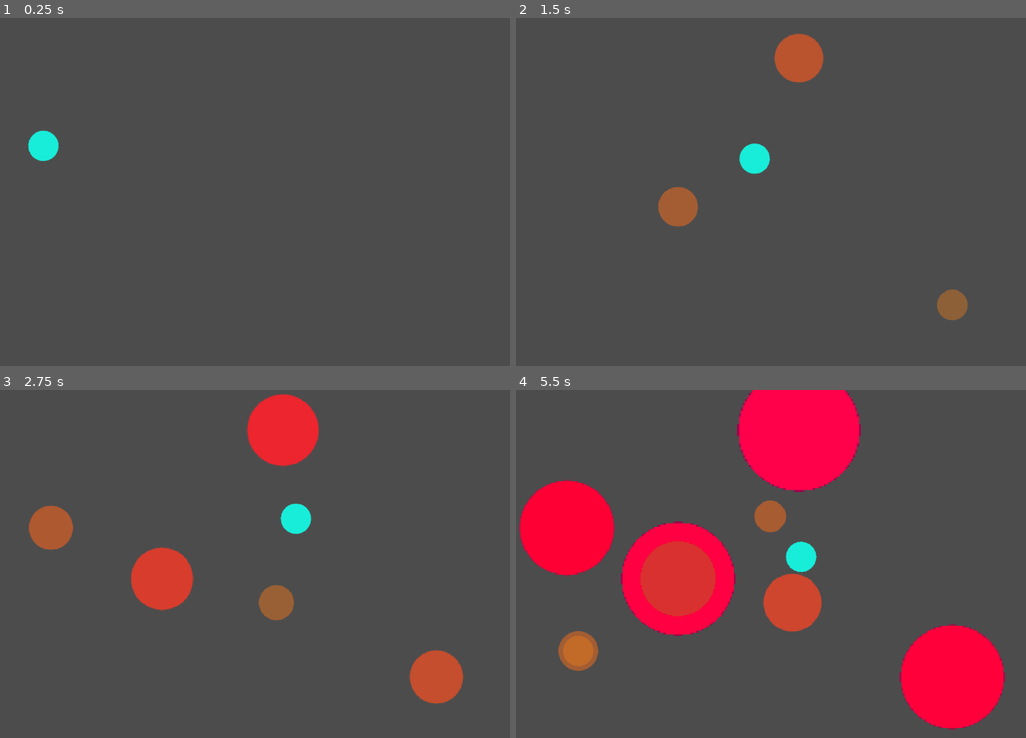
Above: before the commit, frames 1-4 (two rows, left to right).
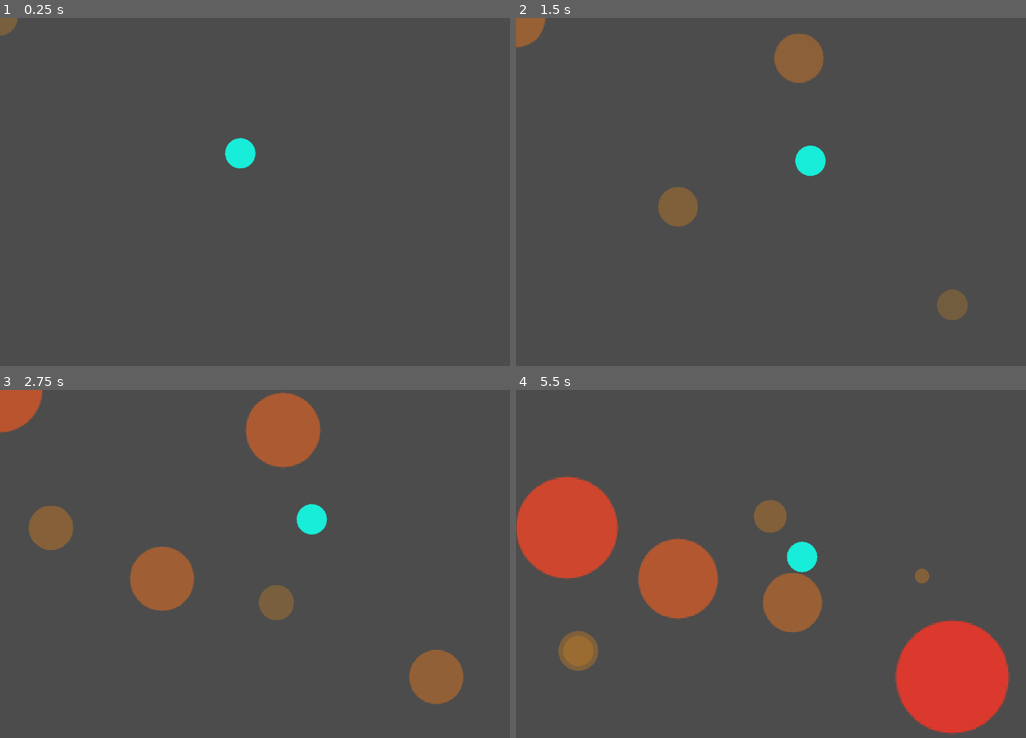
Above: after the commit, the same moments.

Repository: buildingonfire/bloodstream
Game: Godot game, scene res://scenes/World.tscn
Two runs of this game, one before a commit and one after it. Both use one fixed random seed, a clock stepped at 60 frames per second and the inputs below.
Inputs (mouse positions are in pixels of both pictures, inside the frame that each line leads up to):
- Up to frame 1 (0.25 s): no input
- Up to frame 2 (1.5 s): move the mouse to (959, 174) at 0.52 s; move the mouse to (699, 209) at 1.27 s
- Up to frame 3 (2.75 s): move the mouse to (372, 487) at 2.02 s
- Up to frame 4 (5.5 s): move the mouse to (796, 633) at 2.77 s; move the mouse to (1010, 616) at 3.52 s; move the mouse to (638, 511) at 4.27 s; move the mouse to (857, 564) at 5.02 s

The runs differ from the first frame. In frame 1, 1.0% of the frame differs, in the area x 0-51%, y 0-44%; in frame 2, 3.3%; in frame 3, 8.3%; in frame 4, 25%, in the area x 0-97%, y 0-100%.

Commit message:
updates!

Diff:
--- /dev/null
+++ b/scenes/Scoring.gd
@@ -0,0 +1,13 @@
+extends Node
+
+var score : int = 0
+
+
+# Called when the node enters the scene tree for the first time.
+func _ready():
+	pass # Replace with function body.
+
+
+# Called every frame. 'delta' is the elapsed time since the previous frame.
+#func _process(delta):
+#	pass
--- /dev/null
+++ b/scenes/World.gd
@@ -0,0 +1,6 @@
+extends Node
+
+onready var Scoring = $Scoring
+
+func _ready():
+	pass # Replace with function body.
--- a/scenes/World.tscn
+++ b/scenes/World.tscn
@@ -1,11 +1,21 @@
-[gd_scene load_steps=3 format=2]
+[gd_scene load_steps=6 format=2]
 
+[ext_resource path="res://scenes/growth_body.tscn" type="PackedScene" id=1]
 [ext_resource path="res://scenes/player.tscn" type="PackedScene" id=2]
 [ext_resource path="res://scenes/EnemySpawner.tscn" type="PackedScene" id=3]
+[ext_resource path="res://scenes/Scoring.gd" type="Script" id=4]
+[ext_resource path="res://scenes/World.gd" type="Script" id=5]
 
 [node name="World" type="Node"]
+script = ExtResource( 5 )
 
 [node name="player" parent="." instance=ExtResource( 2 )]
-position = Vector2( 115.363, 340.221 )
+position = Vector2( 640, 360 )
+z_index = 1
 
 [node name="EnemySpawner" parent="." instance=ExtResource( 3 )]
+
+[node name="growth_body" parent="." instance=ExtResource( 1 )]
+
+[node name="Scoring" type="Node" parent="."]
+script = ExtResource( 4 )
--- a/scenes/growth_body.gd
+++ b/scenes/growth_body.gd
@@ -1,4 +1,7 @@
 extends Node2D
+
+signal healed
+signal popped
 
 export(float) var growth_factor = 0
 export(float) var minimum_size = 0.25
@@ -7,16 +10,12 @@
 export(Color) var color_b = Color(1, 0, 0)
 
 enum{
-	IDLE,
 	GROWING,
 	SHRINKING,
 	DEAD
 	}
 
 var prev_growth = growth_factor
-var growth_factor2 = Vector2(growth_factor, growth_factor)
-var minimum_size2 = Vector2(minimum_size, minimum_size)
-var maximum_size2 = Vector2(maximum_size, maximum_size)
 var state = GROWING
 var instability = 0.0
 
@@ -28,20 +27,17 @@
 
 func _process(_delta):
 	check_dead()
-	check_overlap()
-	print("scale= ", scale.x)
 	calculate_instability(scale.x)
-	print("instability = ", instability)
 	match state:
-		IDLE:
-			grow(-growth_factor/2)
 		GROWING:
 			grow(growth_factor)
+			growth_factor *= 1.001
 			sprite.modulate = lerp(color_a, color_b, instability)
 		SHRINKING:
 			grow(-growth_factor)
 		DEAD:
 			growth_factor = 0
+			print("dead")
 			queue_free()
 
 func grow(amt):
@@ -49,25 +45,21 @@
 	scale += amt2
 	prev_growth = amt
 
-func _on_Timer_timeout():
-	print("shrink timer expire")
-	state = GROWING
-
-func _on_Area2D_body_exited(_body):
+func _on_Area2D_body_entered(_body):
 	state = SHRINKING
-	idleTimer.start()
-
-func check_overlap():
-	if area.get_overlapping_bodies().empty() == false:
-		state = SHRINKING
-		growth_factor += 0.001
 
 func check_dead():
-	if scale < minimum_size2 || scale > maximum_size2 * 2 :
+	if scale.x < minimum_size:
+		print("healed")
 		state = DEAD
+	elif scale.x > maximum_size :
+		print("popped")
+		state = DEAD
+	else:
+		pass
 
-func calculate_instability(val):
-		instability = remap_range(val, minimum_size, maximum_size, 0, 1)
+func calculate_instability(current_size):
+		instability = remap_range(current_size, minimum_size, maximum_size, 0, 1)
 
 func remap_range(value, InputA, InputB, OutputA, OutputB):
 	return(value - InputA) / (InputB - InputA) * (OutputB - OutputA) + OutputA
--- a/scenes/growth_body.tscn
+++ b/scenes/growth_body.tscn
@@ -9,6 +9,7 @@
 [node name="growth_body" type="Node2D"]
 script = ExtResource( 2 )
 growth_factor = 0.01
+maximum_size = 4.0
 color_a = Color( 0.968627, 0.694118, 0.0470588, 0.0392157 )
 color_b = Color( 0.901961, 0.180392, 0.180392, 1 )
 
@@ -20,10 +21,6 @@
 
 [node name="Collision" type="CollisionShape2D" parent="Area2D"]
 shape = SubResource( 1 )
-
-[node name="Timer" type="Timer" parent="."]
-one_shot = true
-autostart = true
 
 [node name="Label" type="Label" parent="."]
 anchor_left = 0.5
@@ -45,4 +42,3 @@
 
 [connection signal="body_entered" from="Area2D" to="." method="_on_Area2D_body_entered"]
 [connection signal="body_exited" from="Area2D" to="." method="_on_Area2D_body_exited"]
-[connection signal="timeout" from="Timer" to="." method="_on_Timer_timeout"]
